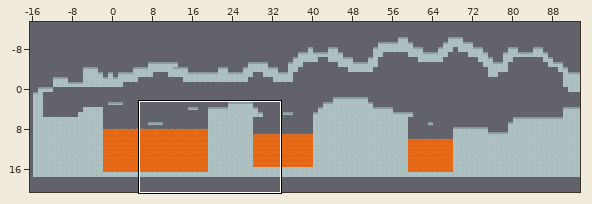
A Tiled map gets an edit: tilemap/Level4.tmx. Above: a wide view before the commit, with the close-up outlined.
Close-up. Before the commit:
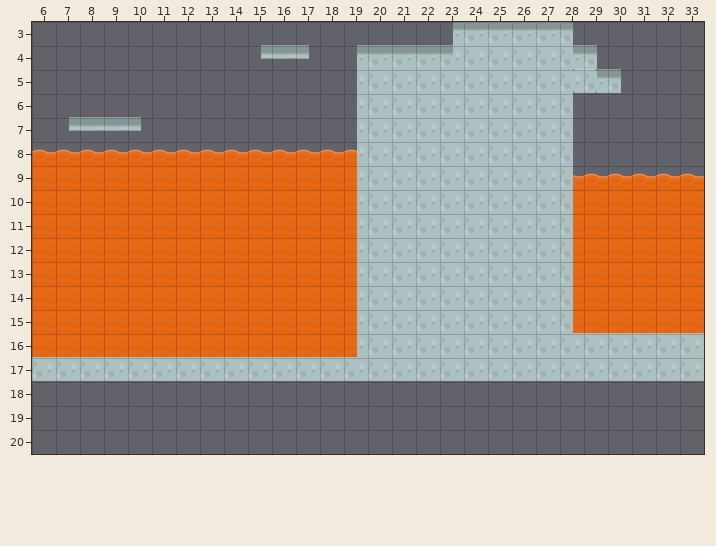
Cells are 70x70 px. Shown: x 6..33, y 3..20. The commit also changed other parts of the map, which this record leaves out. Layer "Tilelaag 1" is drawn 81,-138 px off the grid.
The same view after the edit:
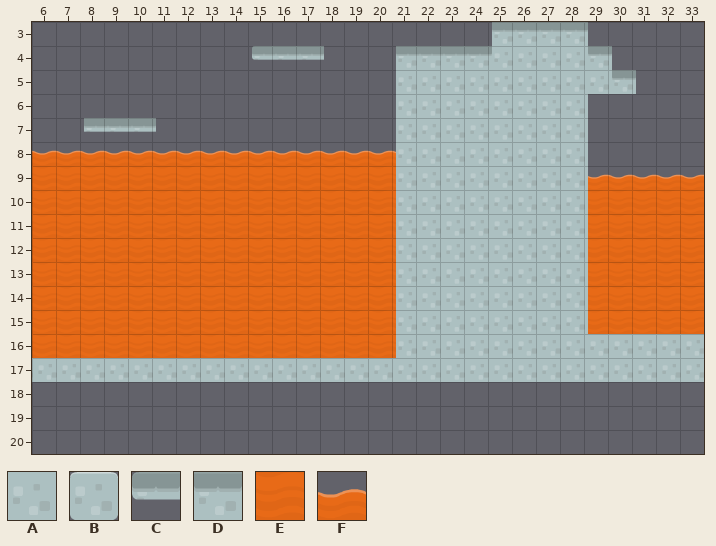
Key: from "world": A 43 "castleCenter", B 44 "castleCenter_rounded", C 45 "castleHalfLeft", D 49 "castleMid", E 69 "liquidLava", F 71 "liquidLavaTop_mid".
_ is an empty cell.
Change:
{"change": "layer \"Tilelaag 1\" offset 37,-143 -> 81,-139 px"}
{"where": "layer \"Tilelaag 1\""}
{"y":5,"x":23,"old":"D","new":"_"}
{"y":6,"x":14,"old":"_","new":"C"}
{"y":6,"x":19,"old":"D","new":"_"}
{"y":6,"x":23,"old":"A","new":"D"}
{"y":7,"x":19,"old":"A","new":"_"}
{"y":7,"x":28,"old":"B","new":"A"}
{"y":8,"x":19,"old":"A","new":"_"}
{"y":9,"x":19,"old":"A","new":"_"}
{"y":10,"x":19,"old":"A","new":"F"}
{"y":11,"x":19,"old":"A","new":"E"}
{"y":12,"x":19,"old":"A","new":"E"}
{"y":13,"x":19,"old":"A","new":"E"}
{"y":14,"x":19,"old":"A","new":"E"}
{"y":15,"x":19,"old":"A","new":"E"}
{"y":16,"x":19,"old":"A","new":"E"}
{"y":17,"x":19,"old":"A","new":"E"}
{"y":18,"x":19,"old":"A","new":"E"}
